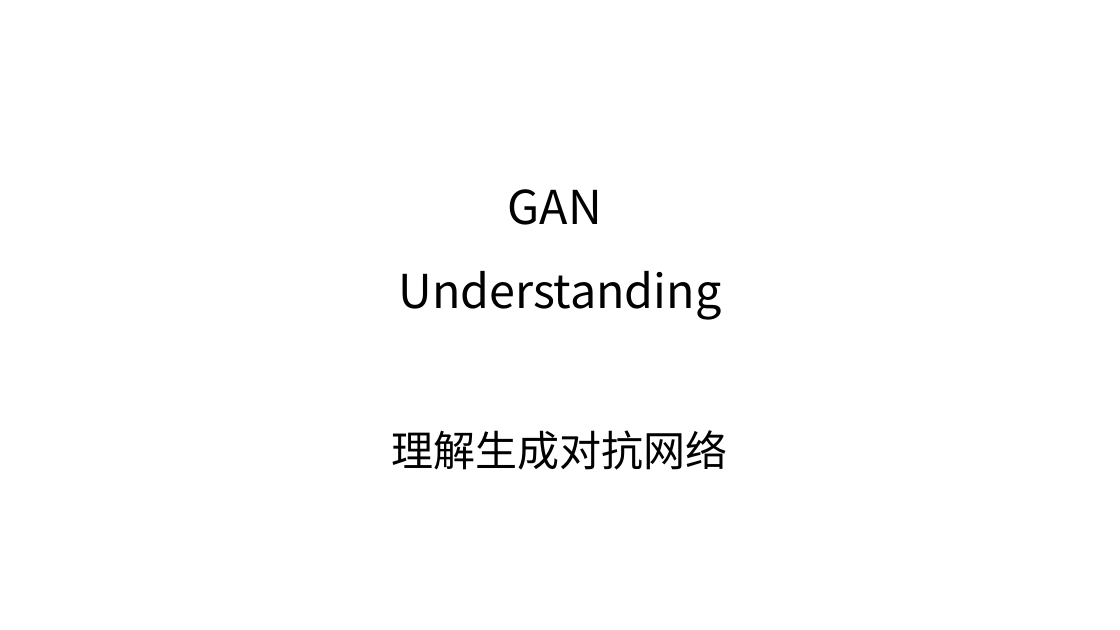
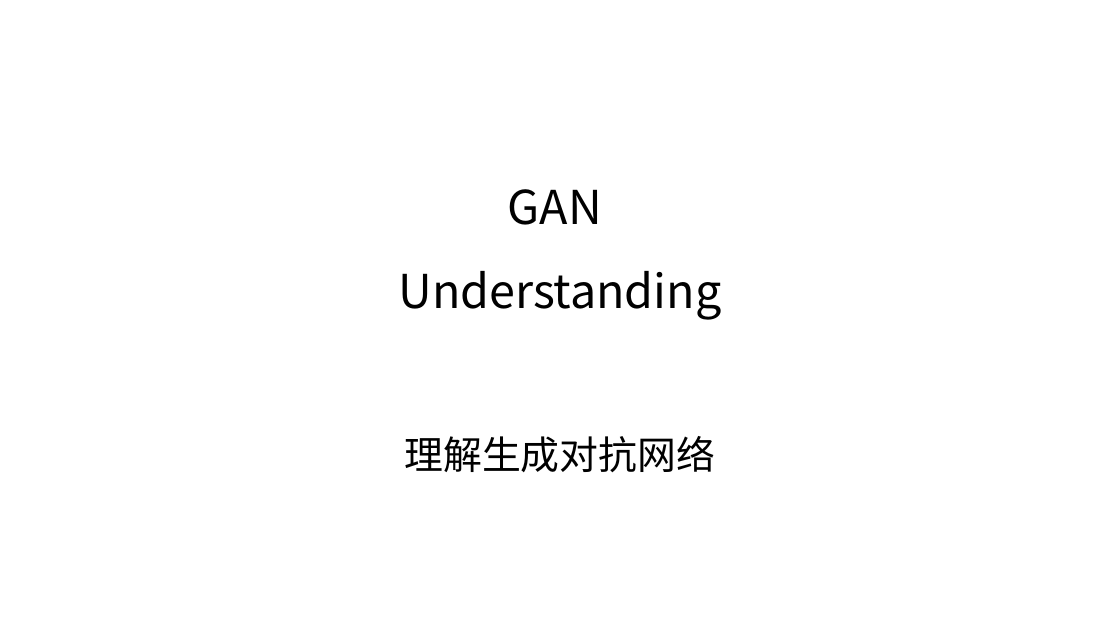
Before and after one commit to taylorguo/GAN_Understanding_Practicing, a slide deck: slide 1 of GAN_Understanding/GANunderstanding.pptx. Drawn at 1120x630 pixels with LibreOffice and Linux fonts; fonts in the diff are those of the drawing. Boxes give left, top, right and bottom in pixels: in the first picture for what was removed or moved away, otherwise in the second. Text is boxed around its words. In the diff, an @@ line names an element or a change of style, - is before the commit and + after.

```diff
--- a/GAN_Understanding/GANunderstanding.pptx
+++ b/GAN_Understanding/GANunderstanding.pptx
@@ subtitle "理解生成对抗网络" at [404, 436, 715, 472]: size 36 to 33.3 pt; line spacing 0.9 to 1.1 @@
```
Also in this commit, not shown: 1 other slide changed.
